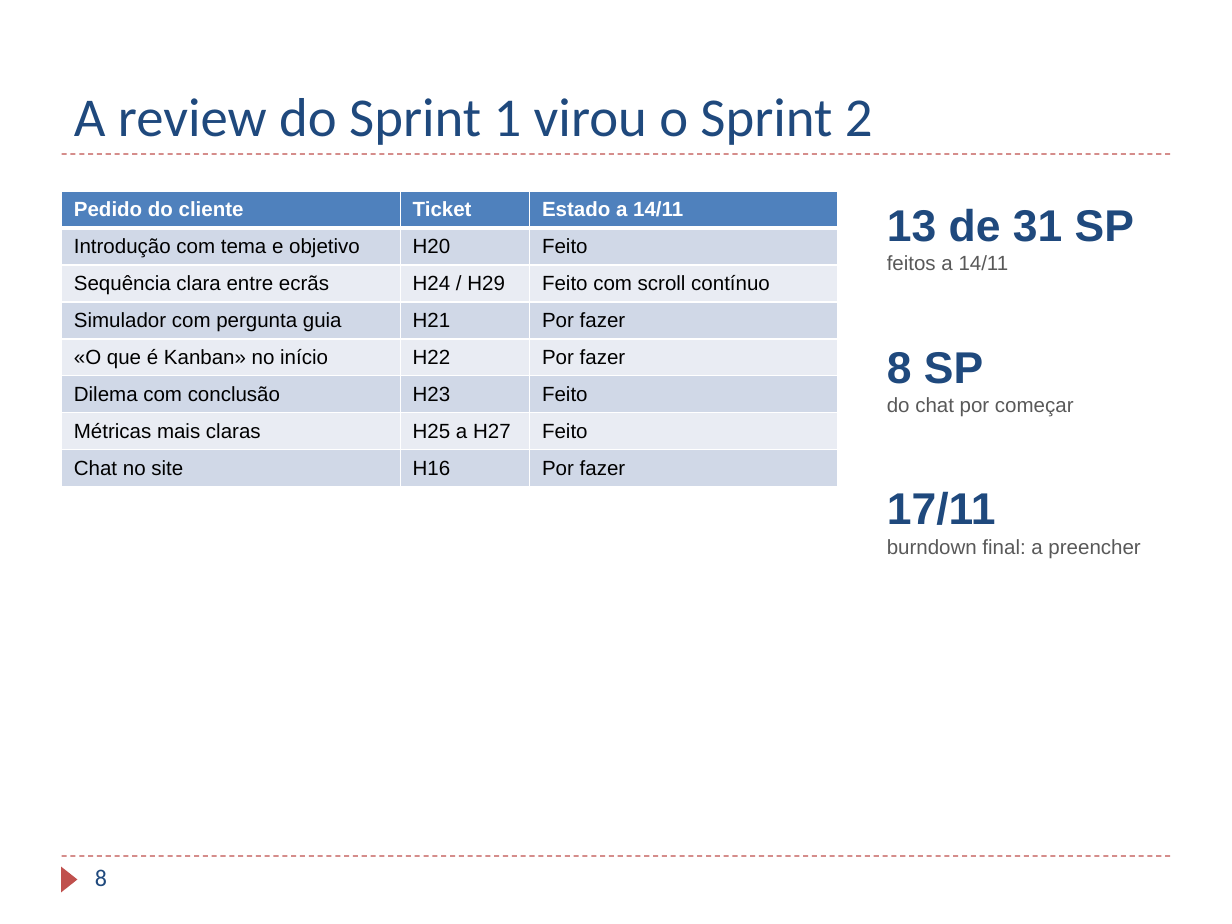
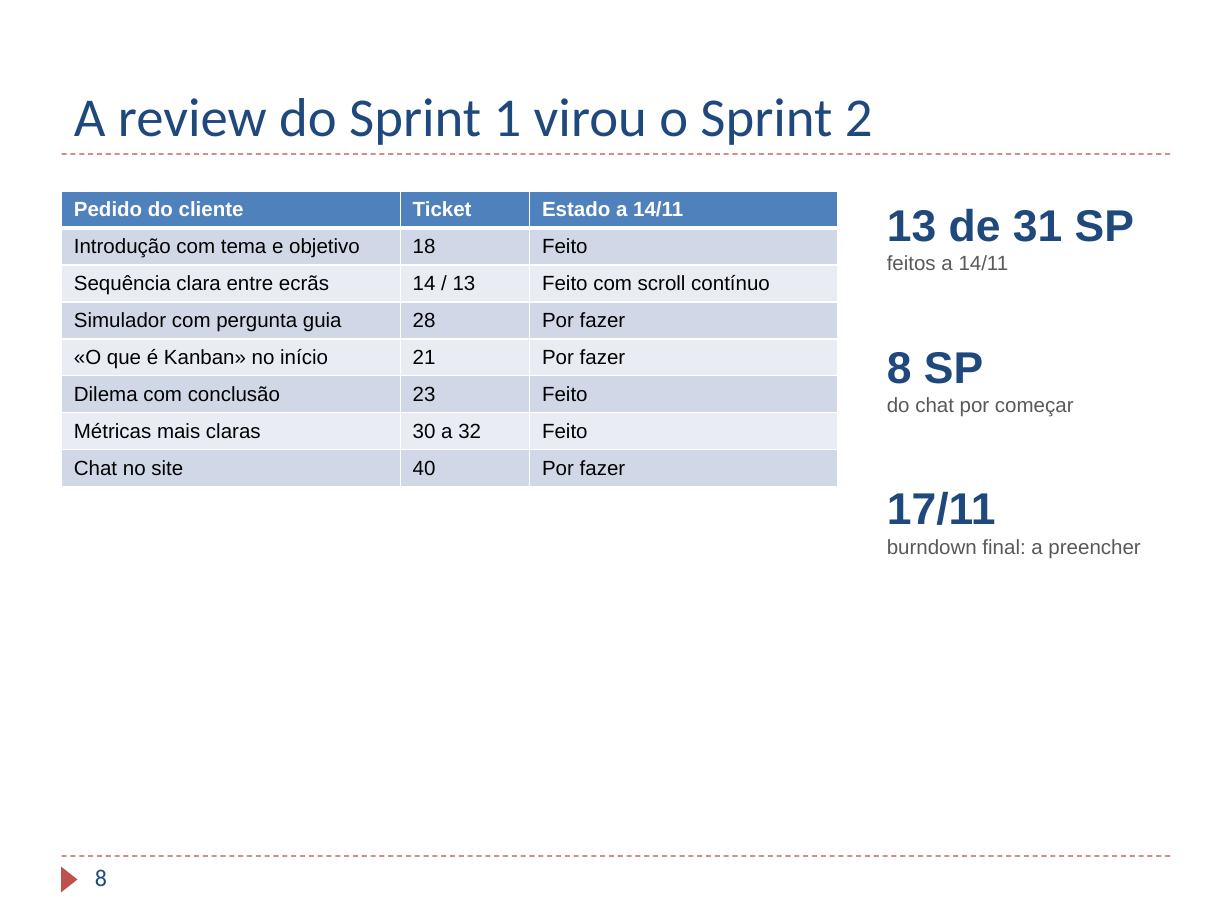
Before and after one commit to TaniaBmGuedes/MDS-TP4, a slide deck: slide 8 of entrega/07_Apresentacao_Final.pptx. Drawn at 1232x924 pixels with LibreOffice and Linux fonts; fonts in the diff are those of the drawing; background and template pictures are left out. Boxes give left, top, right and bottom in pixels: in the first picture for what was removed or moved away, otherwise in the second. Text is boxed around its words. In the diff, an @@ line names an element or a change of style, - is before the commit and + after.

```diff
--- a/entrega/07_Apresentacao_Final.pptx
+++ b/entrega/07_Apresentacao_Final.pptx
@@ table at <box>62,191,838,487</box> @@
-row 2, column 2: H20
+row 2, column 2: 18
-row 3, column 2: H24 / H29
+row 3, column 2: 14 / 13
-row 4, column 2: H21
+row 4, column 2: 28
-row 5, column 2: H22
+row 5, column 2: 21
-row 6, column 2: H23
+row 6, column 2: 23
-row 7, column 2: H25 a H27
+row 7, column 2: 30 a 32
-row 8, column 2: H16
+row 8, column 2: 40
```
Also in this commit, not shown: 1 other slide changed, 9 other files.
